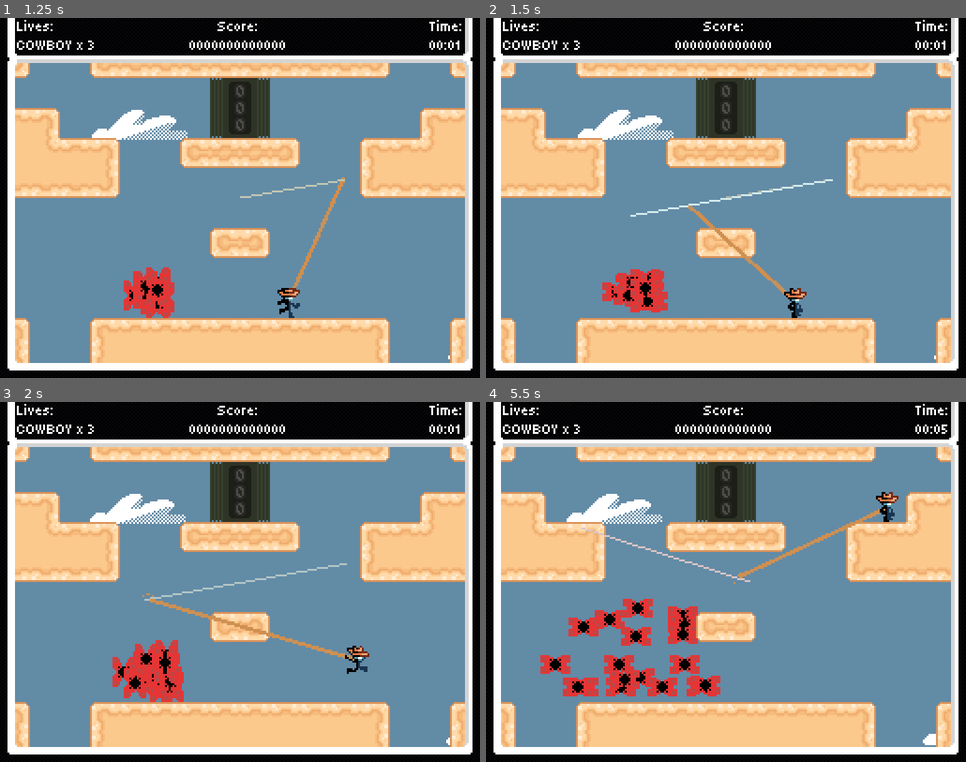
Above: before the commit, frames 1-4 (two rows, left to right).
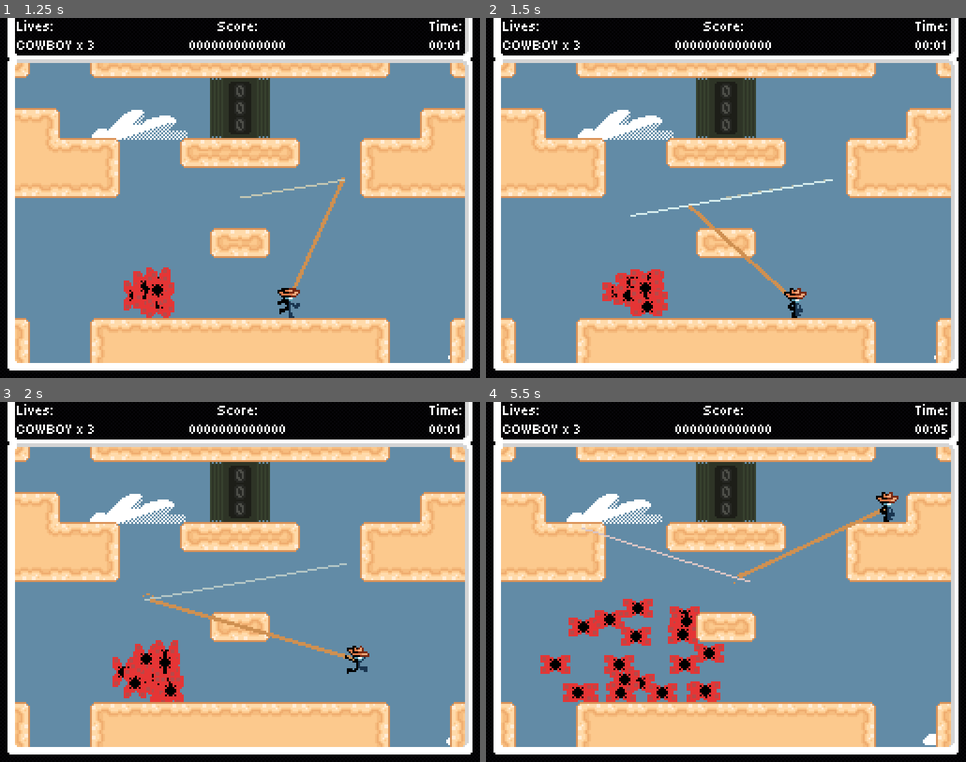
Above: after the commit, the same moments.

Repository: Jcodefox/GMTK-2025
Game: Godot game, scene res://scenes/topscenes/gameplay_topscene.tscn
The game is run twice, just before and just after one commit, with the same random seed, the same clock (stepped at 60 frames per second) and the same inputs.
Inputs (mouse positions are in pixels of both pictures, inside the frame that each line leads up to):
- Up to frame 1 (1.25 s): move the mouse to (345, 180) at 0.52 s; hold D (move_right) from 0.53 s (still down); tap Space (move_jump) at 0.77 s
- Up to frame 2 (1.5 s): keep holding D (move_right); move the mouse to (630, 216) at 1.27 s
- Up to frame 3 (2 s): keep holding D (move_right); tap Space (move_jump) at 1.52 s
- Up to frame 4 (5.5 s): move the mouse to (774, 502) at 2.02 s; release D (move_right) at 2.03 s; hold A (move_left) 2.03-2.78 s; move the mouse to (702, 654) at 2.77 s; hold D (move_right) 2.78-4.28 s; tap Space (move_jump) at 3.02, 3.77, 4.52 s; move the mouse to (870, 636) at 3.52 s; move the mouse to (582, 528) at 4.27 s; hold A (move_left) 4.28-5.03 s; move the mouse to (750, 582) at 5.02 s; hold D (move_right) from 5.03 s (still down)

Frame 1 is identical in both runs. In frame 2, 0.1% of the frame differs, in the area x 30-37%, y 77-83%; in frame 3, 0.2%; in frame 4, 1.6%, in the area x 16-50%, y 56-84%.

Commit message:
Shrink mothick collision

Diff:
--- a/scenes/prefabs/enemies/mothick.tscn
+++ b/scenes/prefabs/enemies/mothick.tscn
@@ -1,10 +1,10 @@
 [gd_scene load_steps=4 format=3 uid="uid://duckh0hi5syg7"]
 
-[ext_resource type="Script" uid="uid://bguxqq0ikvf02" path="res://scripts/prefabs/mothick.gd" id="1_ghjc1"]
+[ext_resource type="Script" path="res://scripts/prefabs/mothick.gd" id="1_ghjc1"]
 [ext_resource type="SpriteFrames" uid="uid://bp40dhuy614b0" path="res://assets/art/enemies/mothic_sprite_frames.tres" id="1_q3fok"]
 
 [sub_resource type="RectangleShape2D" id="RectangleShape2D_ghjc1"]
-size = Vector2(12, 16)
+size = Vector2(10, 10)
 
 [node name="Mothick" type="CharacterBody2D" groups=["enemy"]]
 collision_layer = 4
